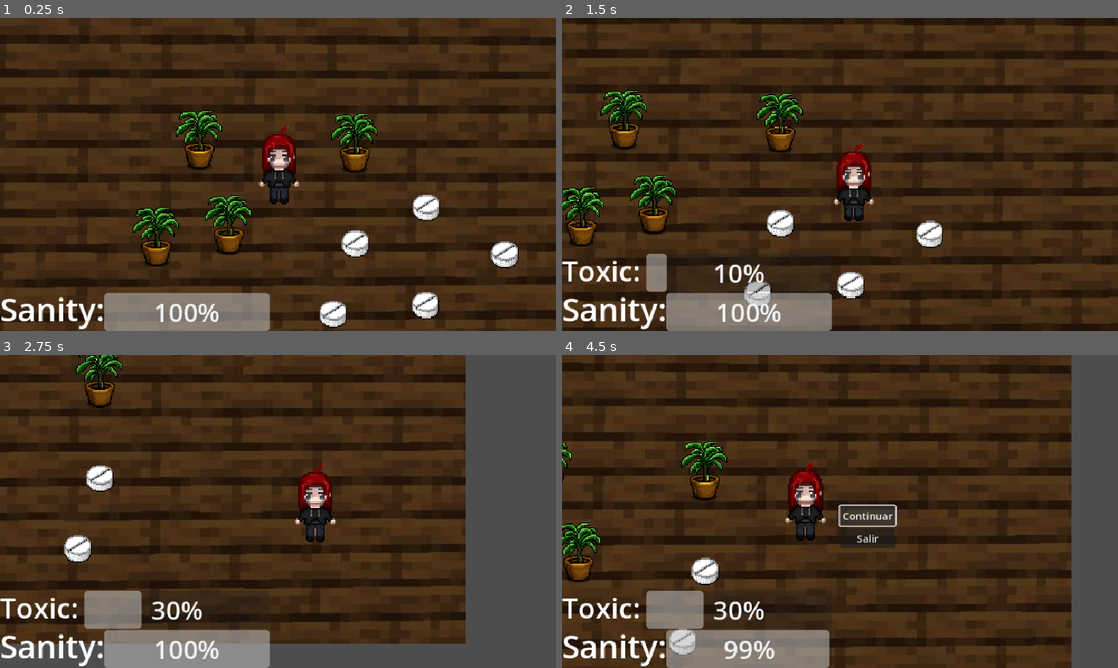
Above: before the commit, frames 1-4 (two rows, left to right).
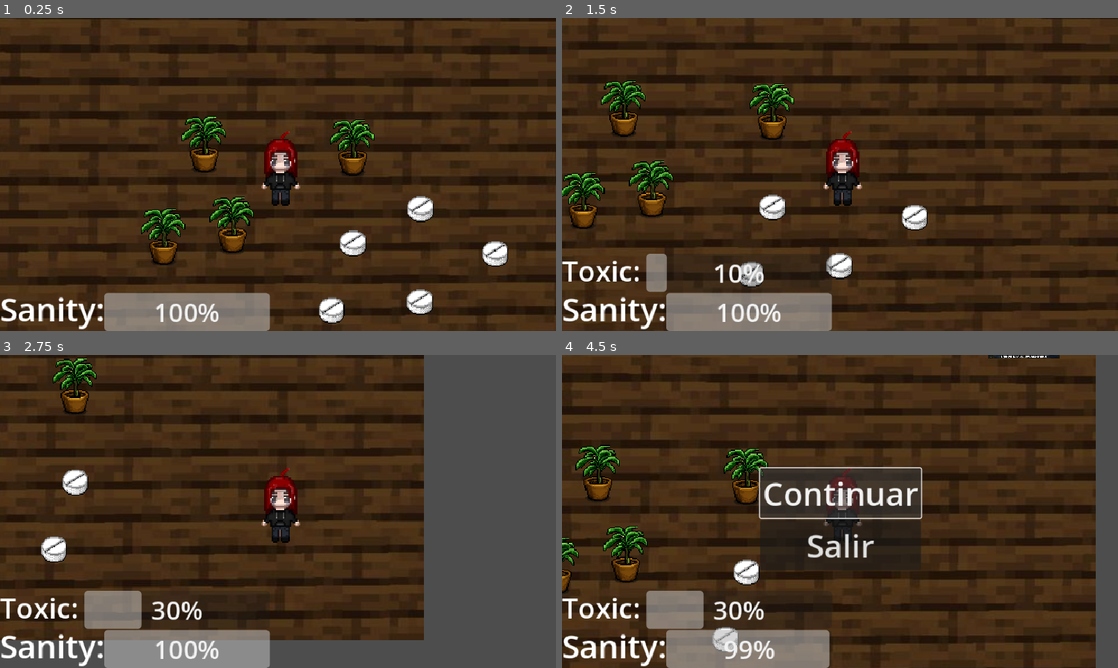
Above: after the commit, the same moments.

Repository: Tafi0405/Charlotte
Game: Godot game, scene res://piso.tscn
The game is run twice, just before and just after one commit, with the same random seed, the same clock (stepped at 60 frames per second) and the same inputs.
Inputs:
- Up to frame 1 (0.25 s): no input
- Up to frame 2 (1.5 s): tap Enter at 0.5 s; hold D 0.53-1.28 s; hold Shift 0.53-1.28 s; hold S from 1.28 s (still down); tap Shift at 1.35 s
- Up to frame 3 (2.75 s): release S at 2.03 s; hold D from 2.03 s (still down); hold Shift from 2.03 s (still down)
- Up to frame 4 (4.5 s): release D at 2.78 s; release Shift at 2.78 s; hold W 2.78-3.53 s; tap Shift at 2.85 s; hold A 3.53-4.25 s; hold Shift 3.53-4.25 s; tap Escape (ui_cancel) at 4.15 s; click "Continuar" at 4.25 s

The runs differ from the first frame. In frame 1, 22% of the frame differs, in the area x 0-100%, y 0-100%; in frame 2, 38%; in frame 3, 22%; in frame 4, 30%.

Commit message:
Nuevos cambios
1) Menu de pausa más grande
2) Cámara2D cómo nodo hijo para Charlotte

Diff:
--- a/charlotte.tscn
+++ b/charlotte.tscn
@@ -17,3 +17,6 @@
 [node name="CollisionShape2D" type="CollisionShape2D" parent="."]
 position = Vector2(6, 38)
 shape = SubResource("CircleShape2D_y8cb7")
+
+[node name="Camera2D" type="Camera2D" parent="."]
+zoom = Vector2(0.5, 0.5)
--- a/menu_pausa.tscn
+++ b/menu_pausa.tscn
@@ -1,31 +1,33 @@
-[gd_scene format=3 uid="uid://bfa6kgnx2npom"]
+[gd_scene load_steps=2 format=3 uid="uid://bfa6kgnx2npom"]
 
 [ext_resource type="Script" uid="uid://cmsba3mfoxglh" path="res://menu_pausa.gd" id="1_jd2x8"]
 
-[node name="MenuPausa" type="CanvasLayer" unique_id=553757121]
+[node name="MenuPausa" type="CanvasLayer"]
 process_mode = 3
 script = ExtResource("1_jd2x8")
 
-[node name="Control" type="Control" parent="." unique_id=700719635]
+[node name="Control" type="Control" parent="."]
 layout_mode = 3
 anchors_preset = 0
 offset_right = 40.0
 offset_bottom = 40.0
 
-[node name="VBoxContainer" type="VBoxContainer" parent="Control" unique_id=125680428]
+[node name="VBoxContainer" type="VBoxContainer" parent="Control"]
 layout_mode = 0
-offset_left = 432.0
-offset_top = 234.0
-offset_right = 518.0
-offset_bottom = 301.0
+offset_left = 308.0
+offset_top = 176.0
+offset_right = 558.0
+offset_bottom = 334.0
 alignment = 1
 
-[node name="BotónContinuar" type="Button" parent="Control/VBoxContainer" unique_id=1789204822]
+[node name="BotónContinuar" type="Button" parent="Control/VBoxContainer"]
 layout_mode = 2
+theme_override_font_sizes/font_size = 50
 text = "Continuar"
 
-[node name="Button" type="Button" parent="Control/VBoxContainer" unique_id=895750686]
+[node name="Button" type="Button" parent="Control/VBoxContainer"]
 layout_mode = 2
+theme_override_font_sizes/font_size = 50
 text = "Salir"
 
 [connection signal="pressed" from="Control/VBoxContainer/BotónContinuar" to="." method="_on_botón_continuar_pressed"]
--- a/piso.tscn
+++ b/piso.tscn
@@ -45,11 +45,6 @@
 [node name="Charlotte" parent="." instance=ExtResource("3_hc6nc")]
 position = Vector2(431, 191)
 
-[node name="Camera2D" type="Camera2D" parent="Charlotte"]
-position = Vector2(4, 9)
-zoom = Vector2(0.525, 0.525)
-position_smoothing_enabled = true
-
 [node name="Límites" type="StaticBody2D" parent="."]
 position = Vector2(-834, -572)
 scale = Vector2(3, 3)
